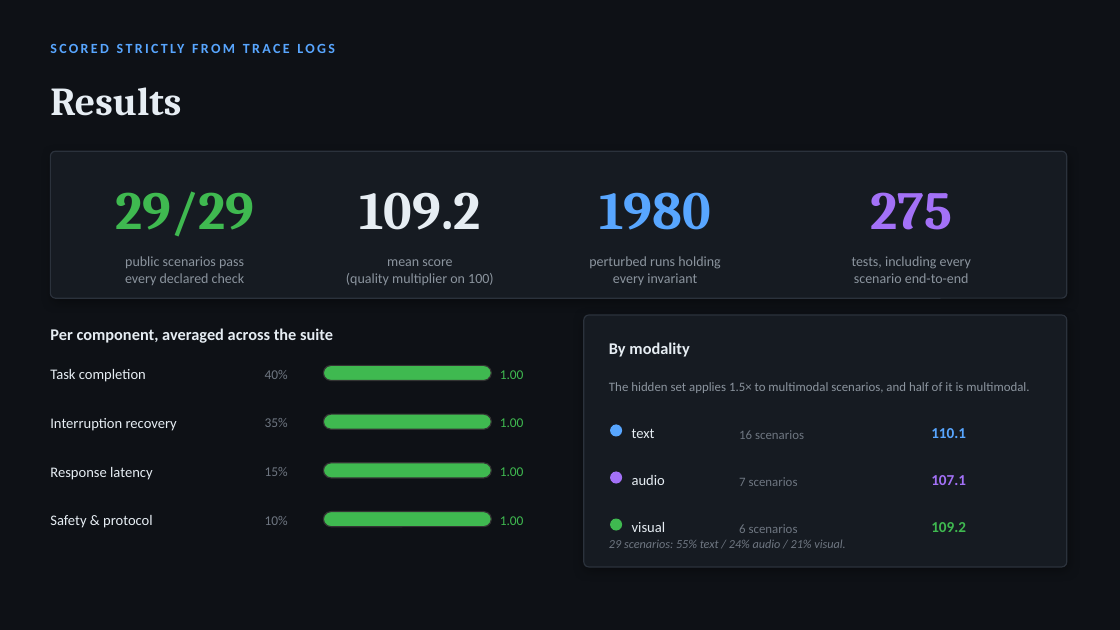
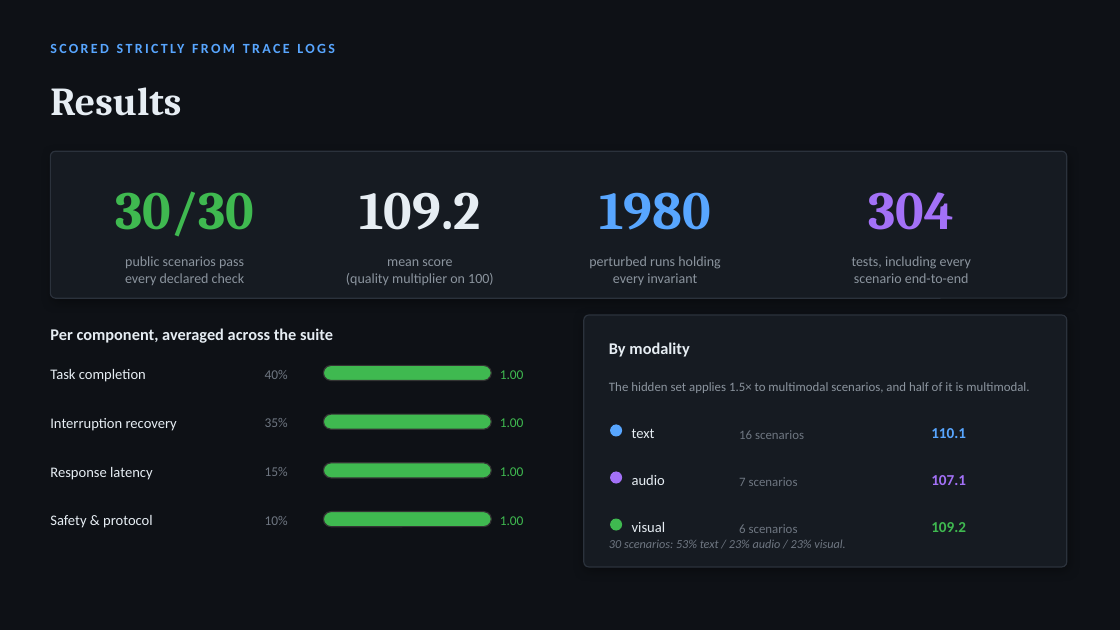
Before and after one commit to itsAryan-devop/parley, a slide deck: slide 8 of deck/ThaparPatiala_TEAM_Submission_ppt.pptx. Drawn at 1120x630 pixels with LibreOffice and Linux fonts; fonts in the diff are those of the drawing. Boxes give left, top, right and bottom in pixels: in the first picture for what was removed or moved away, otherwise in the second. Text is boxed around its words. In the diff, an @@ line names an element or a change of style, - is before the commit and + after.

```diff
--- a/deck/ThaparPatiala_TEAM_Submission_ppt.pptx
+++ b/deck/ThaparPatiala_TEAM_Submission_ppt.pptx
@@ text at <box>115,191,254,237</box>: text changed @@
-29/29
+30/30
@@ text at <box>869,192,954,230</box>: text changed @@
-275
+304
@@ text at <box>609,539,845,548</box>: text changed @@
-29 scenarios: 55% text / 24% audio / 21% visual.
+30 scenarios: 53% text / 23% audio / 23% visual.
```
Also in this commit, not shown: 1 other slide changed, 6 other files.
